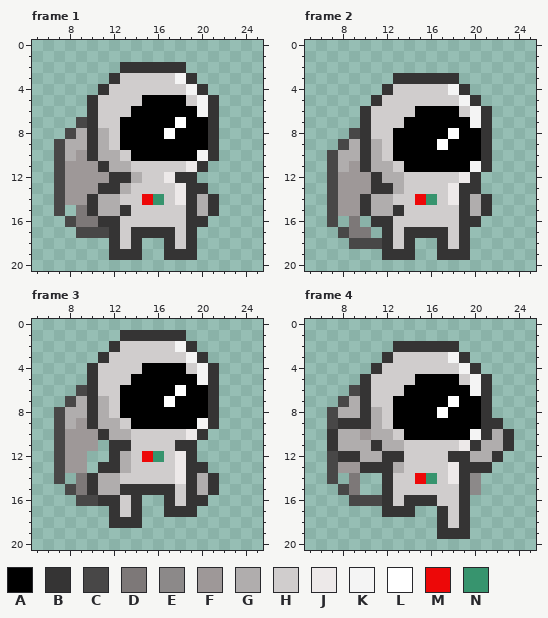
One commit to this pixel-art file: Assets/Personajes/Astronauta/Astronauta saltando.ase. The picture above was drawn from the file before the commit.
32x32 pixels, 5 frames. Colours within 5 levels of each other are drawn and written as one. Shown: frame 1: x 5..25, y 0..20; frame 2: x 5..25, y 0..20; frame 3: x 5..25, y 0..20; frame 4: x 5..25, y 0..20. The commit also changed other frames, which this record leaves out.
Palette (. is transparent): A #000000  B #353434  C #484747  D #7d7878  E #8c8989  F #9e9898  G #b0adad  H #d0cdcd  J #ede9e9  K #f4f4f4  L #ffffff  M #ed0808  N #37946e
The same view after the edit:
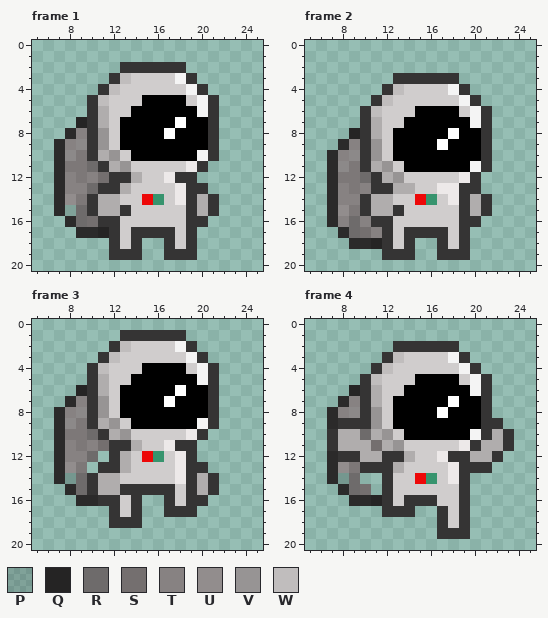
Colours new in this view: P #00000026  Q #252424  R #6e6b6b  S #746f6f  T #878282  U #928d8d  V #979494  W #c0bdbd
What changed:
colour C: #484747 -> #2b2a2a
Changed rows in their new state; - is a pixel that keeps its letter.
Frame 1, layers "Casco", "Mochila":
first column x 8:
 3 -----W
 4 ----W-
 5 ---W--
 6 ---G--
 7 -Q-G--
 8 -T-V--
 9 TE-V--
10 ED--V-
11 DDR--V
12 TDTS--
13 TTR---
14 UD----
15 PR----
16 -RS---
17 ---Q--
Frame 2, layers "Casco", "Mochila":
first column x 8:
 4 -----W----
 5 ----W-----
 6 ---W------
 7 ---G------
 8 -Q-G------
 9 -T-V------
10 TE-V------
11 ED--V-----
12 DDR--V----
13 TDT---G--J
14 TT--------
15 UD--------
16 TRT-------
17 -RST------
18 ---Q------
Frame 3, layers "Casco", "Mochila":
first column x 8:
 2 -----W----
 3 ----W-----
 4 ---W------
 5 ---G------
 6 -Q-G------
 7 -T-V------
 8 TE-V------
 9 ED--V-----
10 DDR--V----
11 TDTS--G--J
12 TTR-------
13 UD--------
14 PR--------
15 -R--------
Frame 4, layers "Casco", "Mochila":
first column x 8:
 3 -----W-------
 4 ----W--------
 5 ---W---------
 6 -Q-G---------
 7 -T-G---------
 8 TE-V---------
 9 ---V---------
10 --R-V--------
11 ---S-V-------
12 ------G--J---
13 UD-----------
14 PR----------.
15 -RS---------.
16 ---Q---------
Boxes around the changes in both pictures, in picture pixels (x1, y1, x2, y2):
changed: (54, 73, 131, 238)
changed: (327, 84, 448, 249)
changed: (54, 341, 175, 506)
changed: (327, 352, 481, 506)
